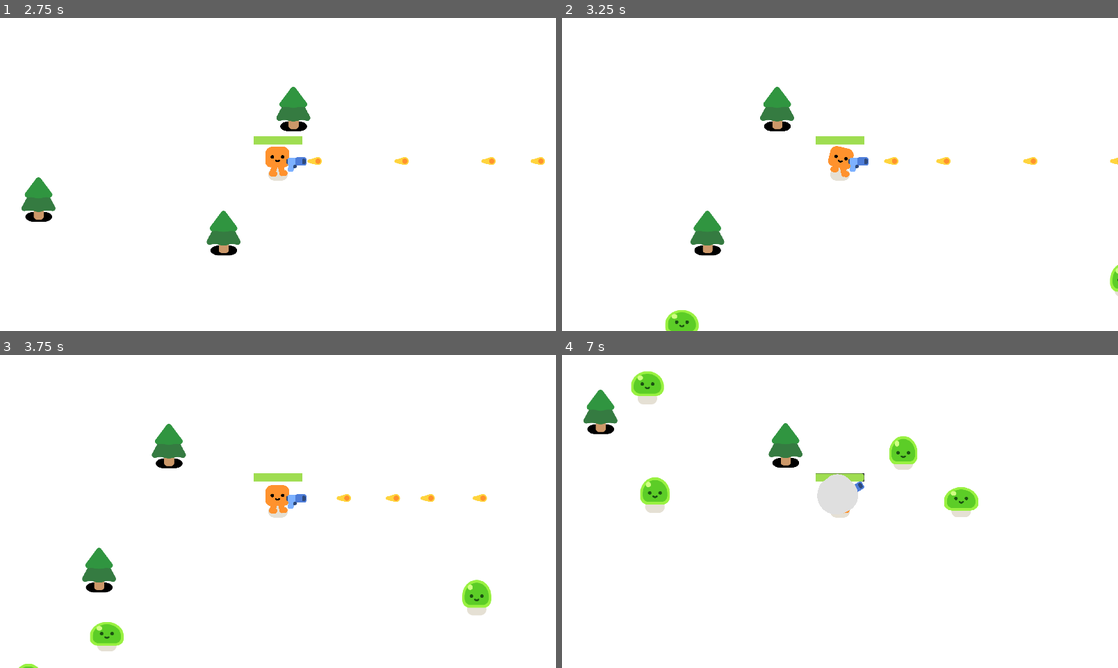
Above: before the commit, frames 1-4 (two rows, left to right).
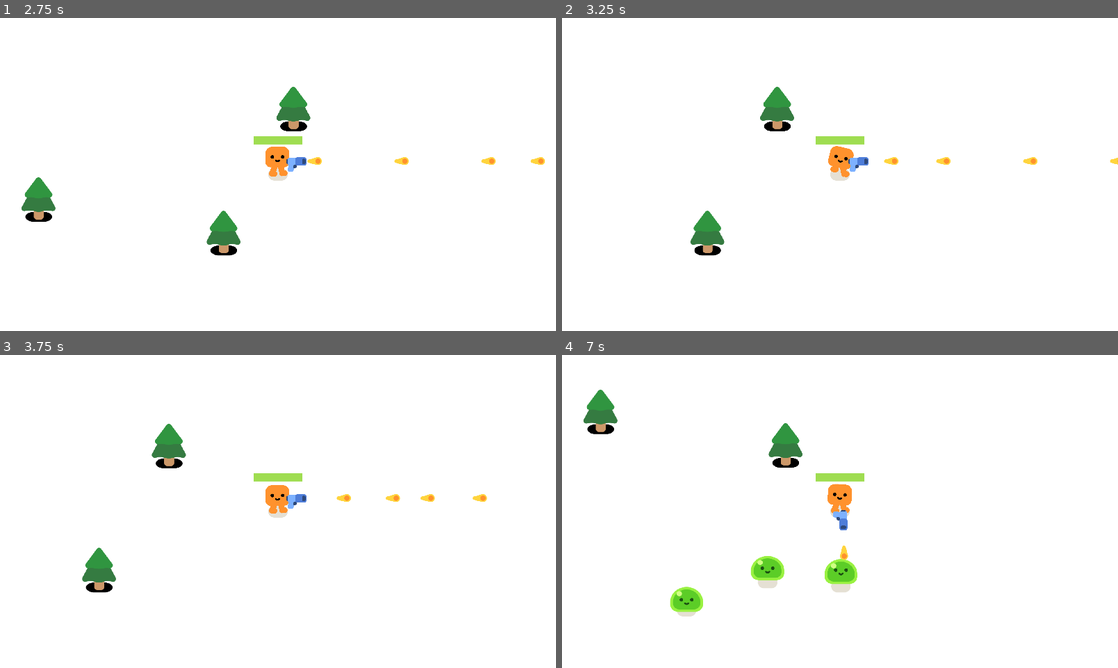
Above: after the commit, the same moments.

Repository: Morgaxx/Deck-Game
Game: Godot game, scene res://menus/main.tscn
Same seed, same stepped clock (60 frames per second), same inputs: the game is played once before the commit and once after it.
Inputs (mouse positions are in pixels of both pictures, inside the frame that each line leads up to):
- Up to frame 1 (2.75 s): click "Play" at 0.5 s; move the mouse to (400, 158) at 1.27 s; press the mouse at (400, 158) at 1.28 s; hold D (move_right) 1.28-2 s; release the mouse at (400, 158) at 2 s; drag from (166, 190) to (278, 165) at 2.02 s
- Up to frame 2 (3.25 s): move the mouse to (895, 105) at 2.77 s; press the mouse at (895, 105) at 2.78 s; hold D (move_right) from 2.78 s (still down)
- Up to frame 3 (3.75 s): release D (move_right) at 3.5 s; release the mouse at (333, 442) at 3.5 s; drag from (250, 574) to (500, 498) at 3.52 s
- Up to frame 4 (7 s): move the mouse to (1006, 558) at 4.27 s; press the mouse at (1006, 558) at 4.28 s; hold A (move_left) 4.28-5 s; release the mouse at (1006, 558) at 5 s; drag from (673, 464) to (840, 502) at 5.02 s; move the mouse to (867, 511) at 5.77 s; press the mouse at (867, 511) at 5.78 s; hold S (move_down) 5.78-6.5 s; release the mouse at (867, 511) at 6.5 s; drag from (756, 433) to (728, 527) at 6.52 s

Frame 1 is identical in both runs. In frame 2, 0.5% of the frame differs, in the area x 18-100%, y 78-100%; in frame 3, 1.0%; in frame 4, 4.2%, in the area x 12-75%, y 5-84%.

Commit message:
Leaving Wins

Diff:
--- /dev/null
+++ b/Game/custom_resources/experience.gd
@@ -0,0 +1,6 @@
+class_name ExperienceStats
+extends Resource
+
+@export var ammount := 1
+@export var size := 1
+@export var speed := 1
--- /dev/null
+++ b/Game/custom_resources/projectile.gd
@@ -0,0 +1,8 @@
+class_name Projectile
+extends Resource
+
+@export var damage := 1
+@export var speed := 1
+@export var size := 1
+@export var range := 1
+@export var isAllied := false
--- a/Game/entities/enemies/slime/slime_enemy_stats.tres
+++ b/Game/entities/enemies/slime/slime_enemy_stats.tres
@@ -4,7 +4,7 @@
 
 [resource]
 script = ExtResource("1_i8k8t")
-max_health = 3
-speed = 300.0
-damage = 1
+max_health = 20
+speed = 100.0
+damage = 0
 defense = 1
--- a/Game/entities/weapons/pistol/bullet.gd
+++ b/Game/entities/weapons/pistol/bullet.gd
@@ -1,15 +1,15 @@
 extends Area2D
 
-const SPEED = 1000
-const RANGE = 1200
+@export var projectile_stats: Projectile
+
 var travelled_distance = 0
 
 func _physics_process(delta: float) -> void:
 	var direction = Vector2.RIGHT.rotated(rotation)
-	position += direction * SPEED * delta
+	position += direction * projectile_stats.speed * delta
 
-	travelled_distance += SPEED * delta
-	if travelled_distance > RANGE:
+	travelled_distance += projectile_stats.speed * delta
+	if travelled_distance > projectile_stats.range:
 		queue_free()
 
 
--- a/Game/entities/weapons/pistol/bullet.tscn
+++ b/Game/entities/weapons/pistol/bullet.tscn
@@ -1,6 +1,7 @@
-[gd_scene load_steps=4 format=3 uid="uid://gr1antsa5tmh"]
+[gd_scene load_steps=5 format=3 uid="uid://gr1antsa5tmh"]
 
 [ext_resource type="Script" path="res://entities/weapons/pistol/bullet.gd" id="1_jiu4y"]
+[ext_resource type="Resource" uid="uid://bs3rmnc7evfek" path="res://entities/weapons/pistol/pistol_bullet.tres" id="2_gld27"]
 [ext_resource type="Texture2D" uid="uid://dftkbqwsfd68r" path="res://assets/pistol/projectile.png" id="2_hccba"]
 
 [sub_resource type="CircleShape2D" id="CircleShape2D_bjaw5"]
@@ -11,6 +12,7 @@
 collision_layer = 0
 collision_mask = 3
 script = ExtResource("1_jiu4y")
+projectile_stats = ExtResource("2_gld27")
 
 [node name="Projectile" type="Sprite2D" parent="."]
 position = Vector2(-12, -1)
--- /dev/null
+++ b/Game/entities/weapons/pistol/pistol_bullet.tres
@@ -0,0 +1,11 @@
+[gd_resource type="Resource" script_class="Projectile" load_steps=2 format=3 uid="uid://bs3rmnc7evfek"]
+
+[ext_resource type="Script" path="res://custom_resources/projectile.gd" id="1_70sve"]
+
+[resource]
+script = ExtResource("1_70sve")
+damage = 1
+speed = 1000
+size = 1
+range = 1200
+isAllied = false
--- /dev/null
+++ b/Game/experienceNugget.tscn
@@ -0,0 +1,25 @@
+[gd_scene load_steps=4 format=3 uid="uid://qiopnf3dntun"]
+
+[ext_resource type="Texture2D" uid="uid://b7rhtttevhxtj" path="res://assets/characters/ground_shadow.png" id="1_qc76d"]
+[ext_resource type="Script" path="res://experience_nugget.gd" id="1_ssk8p"]
+
+[sub_resource type="CircleShape2D" id="CircleShape2D_l43i0"]
+radius = 20.3961
+
+[node name="ExperienceNugget" type="RigidBody2D"]
+script = ExtResource("1_ssk8p")
+
+[node name="GroundShadow" type="Sprite2D" parent="."]
+modulate = Color(0, 0, 0, 1)
+position = Vector2(0, 2)
+scale = Vector2(0.5, 0.653846)
+texture = ExtResource("1_qc76d")
+
+[node name="Area2D" type="Area2D" parent="."]
+collision_layer = 0
+collision_mask = 4
+
+[node name="CollisionShape2D" type="CollisionShape2D" parent="Area2D"]
+shape = SubResource("CircleShape2D_l43i0")
+
+[connection signal="body_entered" from="Area2D" to="." method="_on_area_2d_body_entered"]
--- /dev/null
+++ b/Game/experience_nugget.gd
@@ -0,0 +1,17 @@
+extends RigidBody2D
+
+
+func _physics_process(delta: float) -> void:
+	var direction = Input.get_vector("move_left","move_right","move_up","move_down")
+	velocity = direction * 600
+	move_and_slide() #This applies delta, no need to apply it elsewhere.
+
+
+# Called when the node enters the scene tree for the first time.
+func _ready() -> void:
+	pass # Replace with function body.
+
+
+# Called every frame. 'delta' is the elapsed time since the previous frame.
+func _process(delta: float) -> void:
+	pass
--- a/Game/player/playableCharacters/player.tscn
+++ b/Game/player/playableCharacters/player.tscn
@@ -45,9 +45,19 @@
 shape = SubResource("CircleShape2D_8m740")
 debug_color = Color(0.623394, 0.580974, 0.591852, 0.42)
 
-[node name="PickupBox" type="Area2D" parent="."]
+[node name="PickupMagnetBox" type="Area2D" parent="."]
+collision_layer = 4
+collision_mask = 0
 
-[node name="CollisionShape2D" type="CollisionShape2D" parent="PickupBox"]
+[node name="CollisionShape2D" type="CollisionShape2D" parent="PickupMagnetBox"]
+position = Vector2(0, -34)
+shape = SubResource("CircleShape2D_wnwgs")
+
+[node name="PickupDespawnBox" type="Area2D" parent="."]
+collision_layer = 4
+collision_mask = 0
+
+[node name="CollisionShape2D" type="CollisionShape2D" parent="PickupDespawnBox"]
 position = Vector2(0, -34)
 shape = SubResource("CircleShape2D_wnwgs")
 
--- a/Game/project.godot
+++ b/Game/project.godot
@@ -142,6 +142,7 @@
 2d_physics/layer_1="Layer 1"
 2d_physics/layer_2="enemies"
 3d_physics/layer_2="player"
+2d_physics/layer_3="experience"
 2d_physics/layer_5="card_target_selector"
 2d_physics/layer_6="card_drop_area"
 2d_physics/layer_7="card_target_location"
